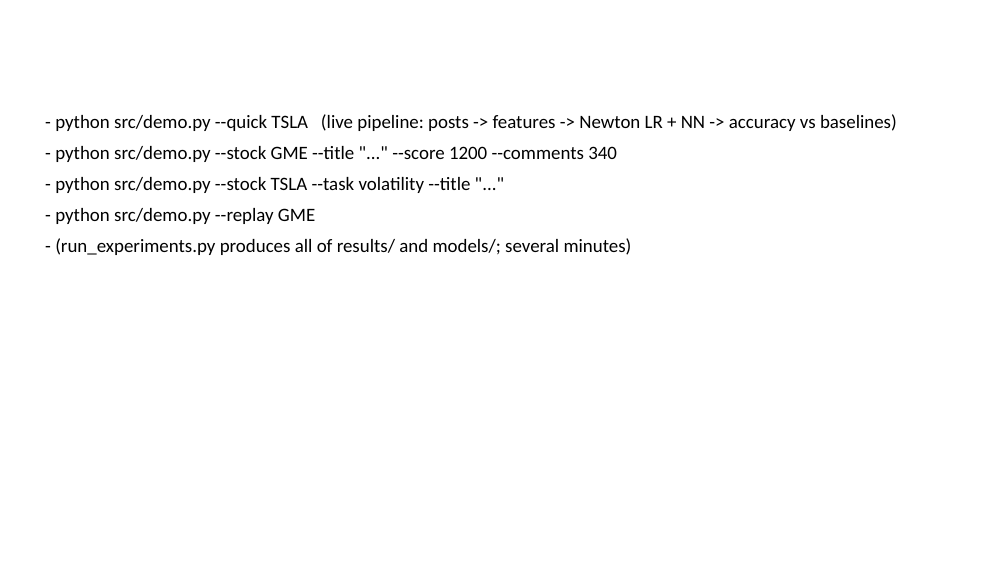
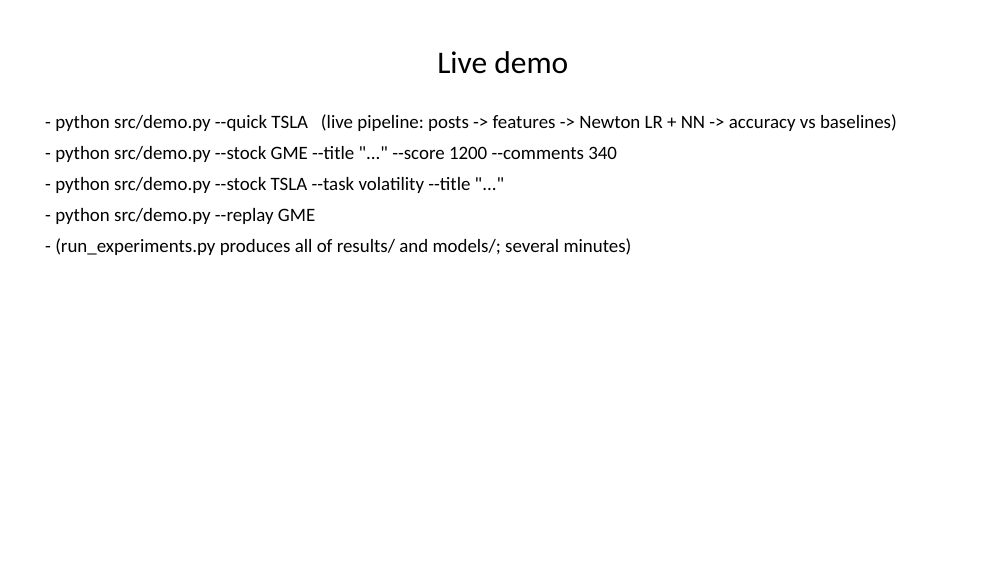
Before and after one commit to Prithvi-Aithal/wsb-market-prediction, a slide deck: slide 14 of docs/presentation.pptx. Drawn at 1008x567 pixels with LibreOffice and Linux fonts; fonts in the diff are those of the drawing. Boxes give left, top, right and bottom in pixels: in the first picture for what was removed or moved away, otherwise in the second. Text is boxed around its words. In the diff, an @@ line names an element or a change of style, - is before the commit and + after.

Commit message:
Fix slide title placement (set top/height explicitly)

```diff
--- a/docs/presentation.pptx
+++ b/docs/presentation.pptx
@@ title added at box(437, 51, 568, 74), 30 pt, text #000000 @@
+Live demo
```
Also in this commit, not shown: 11 other slides changed, 2 slides added, 2 slides removed, 2 other files.
